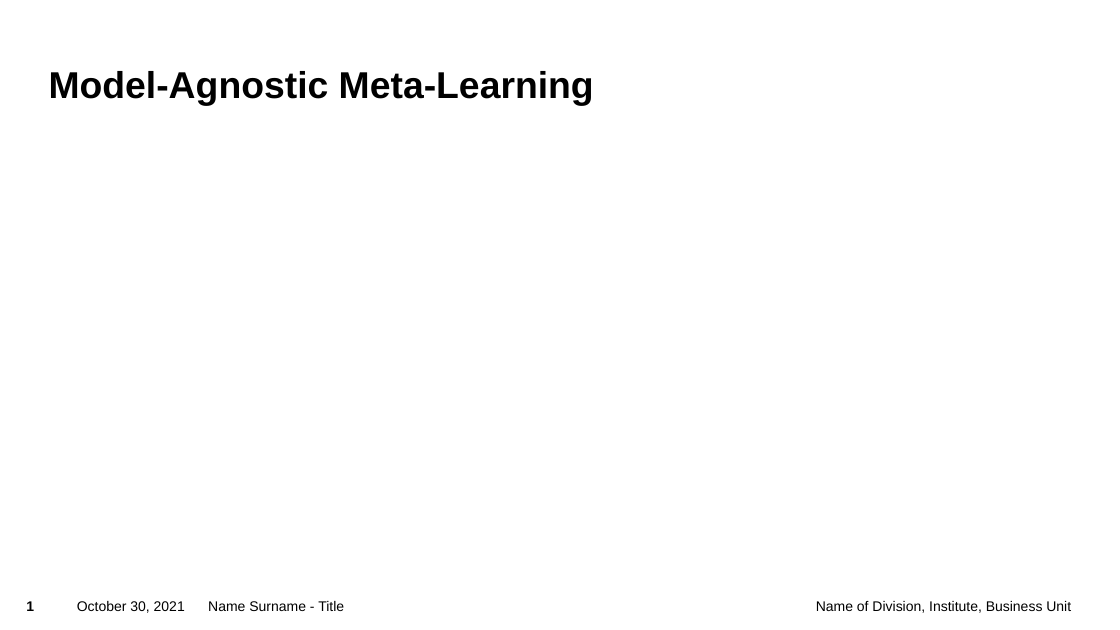
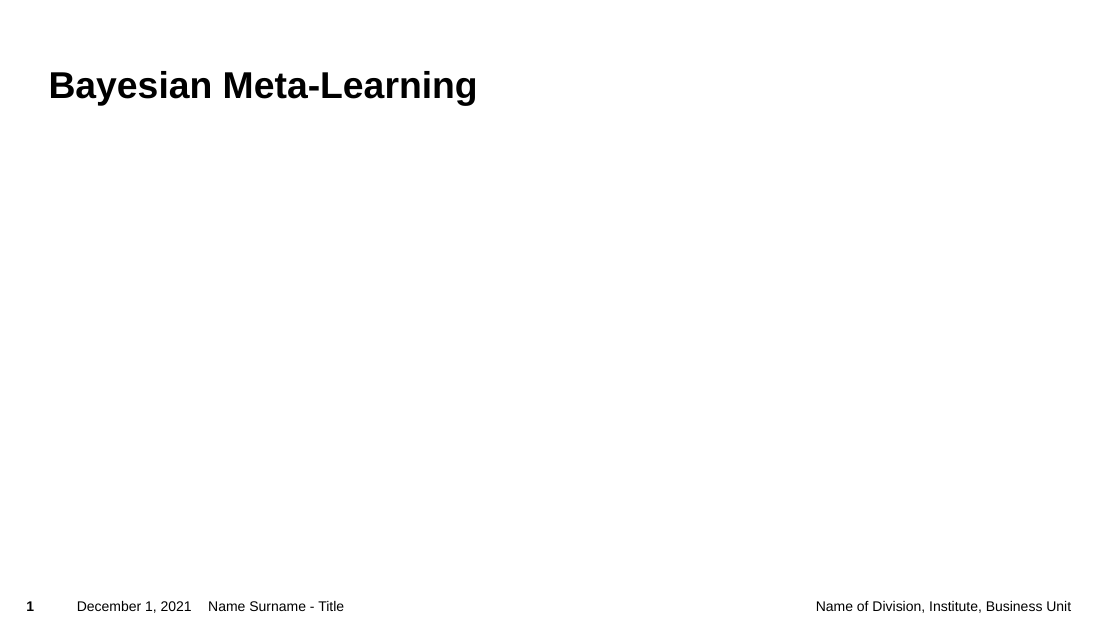
Before and after one commit to LuisAugenstein/Bayesian-Meta-Learning, a slide deck: slide 1 of powerpoint/MAML.pptx. Drawn at 1120x630 pixels with LibreOffice and Linux fonts; fonts in the diff are those of the drawing; background and template pictures are left out. Boxes give left, top, right and bottom in pixels: in the first picture for what was removed or moved away, otherwise in the second. Text is boxed around its words. In the diff, an @@ line names an element or a change of style, - is before the commit and + after.

```diff
--- a/powerpoint/MAML.pptx
+++ b/powerpoint/MAML.pptx
@@ title at [49, 71, 478, 106]: text changed @@
-Model-Agnostic Meta-Learning
+Bayesian Meta-Learning
@@ text at [77, 601, 192, 613]: text changed @@
-October 30, 2021
+December 1, 2021
```
Also in this commit, not shown: 1 other slide changed, 13 slides added, 2 slides removed, 10 other files.
